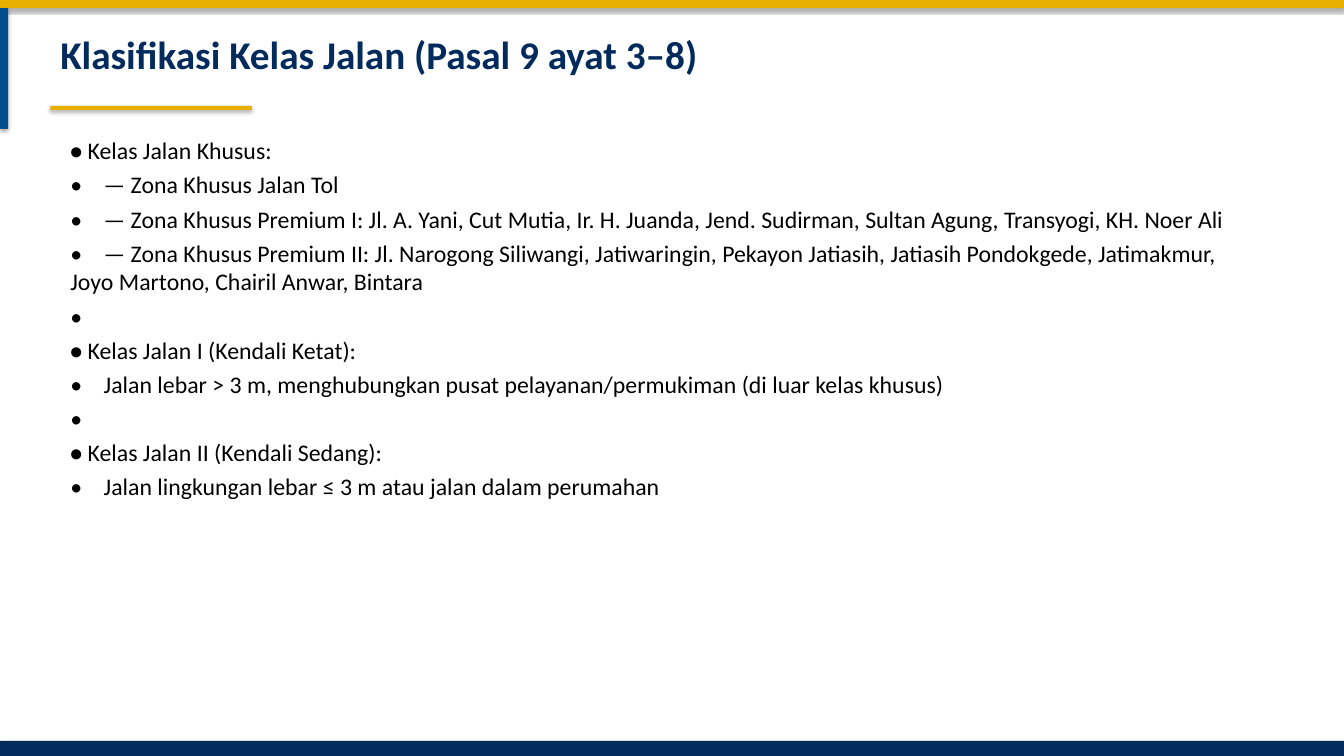
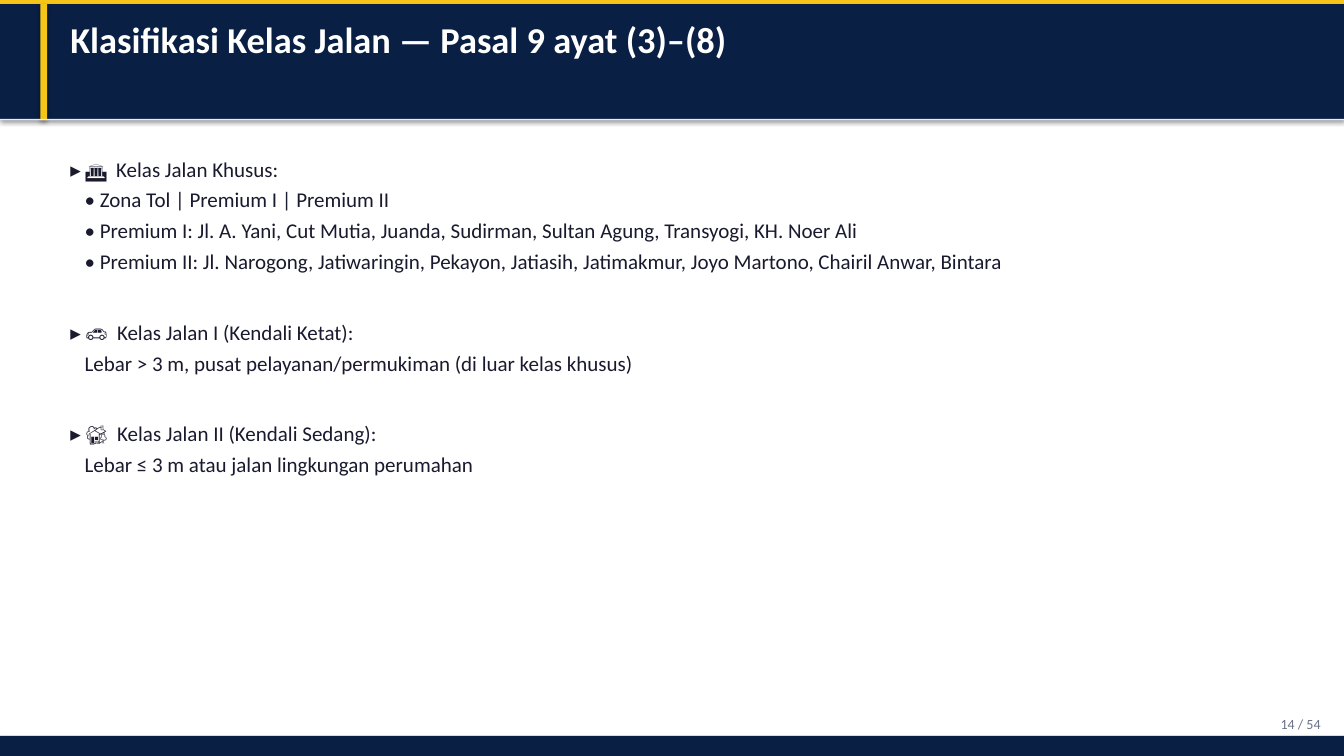
Before and after one commit to rahadiana/coba_ppt, a slide deck: slide 14 of Perwal_Bekasi_51_2024_Pajak_Reklame.pptx (slide 16 before the commit). Drawn at 1344x756 pixels with LibreOffice and Linux fonts; fonts in the diff are those of the drawing. Boxes give left, top, right and bottom in pixels: in the first picture for what was removed or moved away, otherwise in the second. Text is boxed around its words. In the diff, an @@ line names an element or a change of style, - is before the commit and + after.

Commit message:
feat: premium redesign PPT with cards, tables, and modern layout

```diff
--- a/Perwal_Bekasi_51_2024_Pajak_Reklame.pptx
+++ b/Perwal_Bekasi_51_2024_Pajak_Reklame.pptx
@@ rectangle resized from (x1=0, y1=0, x2=1344, y2=8) to (x1=0, y1=0, x2=1344, y2=4) @@
@@ rectangle at (x1=0, y1=0, x2=1344, y2=4): fill #E8B000 to #F5C518 @@
@@ rectangle added at (x1=0, y1=4, x2=1344, y2=120), fill #0A1F44 @@
@@ rectangle resized from (x1=0, y1=8, x2=8, y2=129) to (x1=40, y1=4, x2=47, y2=120) @@
@@ rectangle at (x1=40, y1=4, x2=47, y2=120): fill #004E8C to #F5C518 @@
@@ text at (x1=70, y1=26, x2=726, y2=59): text changed; size 28 to 26 pt; text colour #002B5C to #FFFFFF @@
-Klasifikasi Kelas Jalan (Pasal 9 ayat 3–8)
+Klasifikasi Kelas Jalan — Pasal 9 ayat (3)–(8)
@@ rectangle added at (x1=0, y1=119, x2=1344, y2=120), fill #E8ECF1 @@
@@ rectangle removed at (x1=50, y1=106, x2=252, y2=110) @@
@@ text at (x1=85, y1=162, x2=1002, y2=476): text changed; size 17 to 15 pt; text colour #000000 to #1A1A2E @@
-• Kelas Jalan Khusus:
-• — Zona Khusus Jalan Tol
-• — Zona Khusus Premium I: Jl. A. Yani, Cut Mutia, Ir. H. Juanda, Jend. Sudirman, Sultan Agung, Transyogi, KH. Noer Ali
-• — Zona Khusus Premium II: Jl. Narogong Siliwangi, Jatiwaringin, Pekayon Jatiasih, Jatiasih Pondokgede, Jatimakmur, Joyo Martono, Chairil Anwar, Bintara
-•
-• Kelas Jalan I (Kendali Ketat):
-• Jalan lebar > 3 m, menghubungkan pusat pelayanan/permukiman (di luar kelas khusus)
-•
-• Kelas Jalan II (Kendali Sedang):
-• Jalan lingkungan lebar ≤ 3 m atau jalan dalam perumahan
+▸ 🏛️ Kelas Jalan Khusus:
+• Zona Tol | Premium I | Premium II
+• Premium I: Jl. A. Yani, Cut Mutia, Juanda, Sudirman, Sultan Agung, Transyogi, KH. Noer Ali
+• Premium II: Jl. Narogong, Jatiwaringin, Pekayon, Jatiasih, Jatimakmur, Joyo Martono, Chairil Anwar, Bintara
+▸ 🚗 Kelas Jalan I (Kendali Ketat):
+Lebar > 3 m, pusat pelayanan/permukiman (di luar kelas khusus)
+▸ 🏡 Kelas Jalan II (Kendali Sedang):
+Lebar ≤ 3 m atau jalan lingkungan perumahan
@@ rectangle resized from (x1=0, y1=741, x2=1344, y2=756) to (x1=0, y1=736, x2=1344, y2=756) @@
@@ rectangle at (x1=0, y1=736, x2=1344, y2=756): fill #002B5C to #0A1F44 @@
@@ text added at (x1=1281, y1=720, x2=1320, y2=729), 10 pt, text #6B7288 @@
+14 / 54
```
Also in this commit, not shown: 41 other slides changed, 10 slides added, 12 slides removed, 1 other file.
